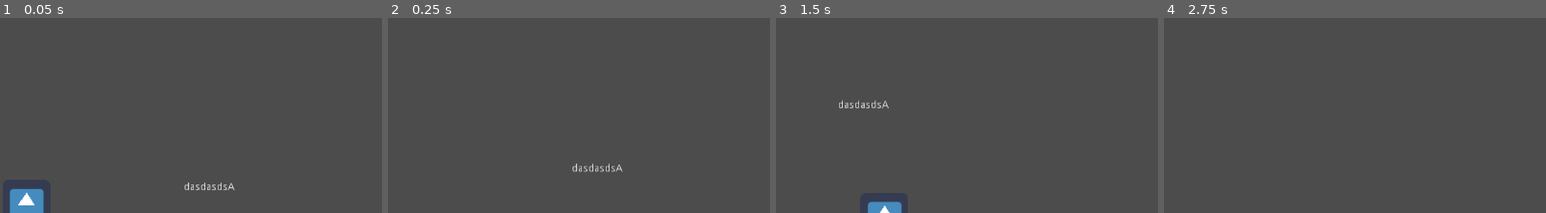
Above: before the commit, frames 1-4 (left to right).
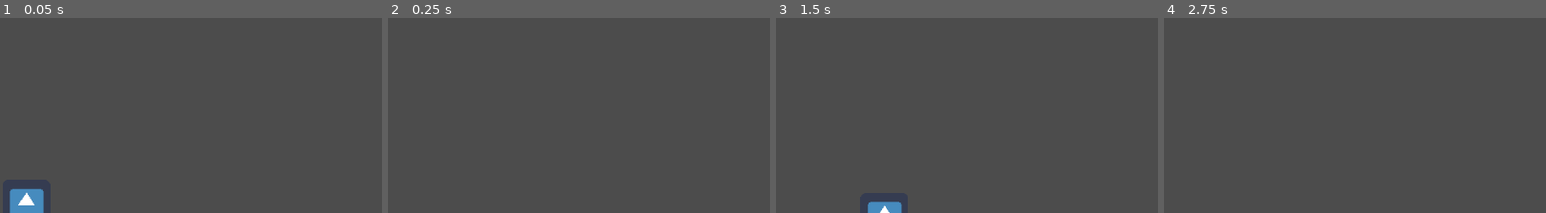
Above: after the commit, the same moments.

Repository: dodo3142/WinterGameJam
Game: Godot game, scene res://Scenes/TestLevel.tscn
Same seed, same stepped clock (60 frames per second), same inputs: the game is played once before the commit and once after it. The engine's default icon, where the game draws it, is replaced by a stand-in: a white triangle on a blue panel in a dark square.
Inputs:
- Up to frame 1 (0.05 s): no input
- Up to frame 2 (0.25 s): no input
- Up to frame 3 (1.5 s): hold Right (Right) from 0.53 s (still down); tap Z (Jump) at 0.77 s
- Up to frame 4 (2.75 s): tap Z (Jump) at 1.52 s; release Right (Right) at 2.03 s; hold Left (Left) from 2.03 s (still down)
The pictures show only the part of the screen within x 38-88%, y 10-60%; the shares and areas given below are measured in that part.

The runs differ from the first frame. In frame 1, 0.2% of the frame differs, in the area x 48-62%, y 84-89%; in frame 2, 0.2%, in the area x 48-62%, y 74-80%; in frame 3, 0.2%; in frame 4, nothing differs.

Commit message:
Update TestLevel.tscn

Diff:
--- a/WinterGameJam/Scenes/TestLevel.tscn
+++ b/WinterGameJam/Scenes/TestLevel.tscn
@@ -87,10 +87,3 @@
 
 [node name="Sprite" type="Sprite" parent="StaticBody2D7"]
 texture = ExtResource( 2 )
-
-[node name="Label" type="Label" parent="."]
-margin_left = 159.0
-margin_top = -214.0
-margin_right = 227.0
-margin_bottom = -200.0
-text = "dasdasdsA"
